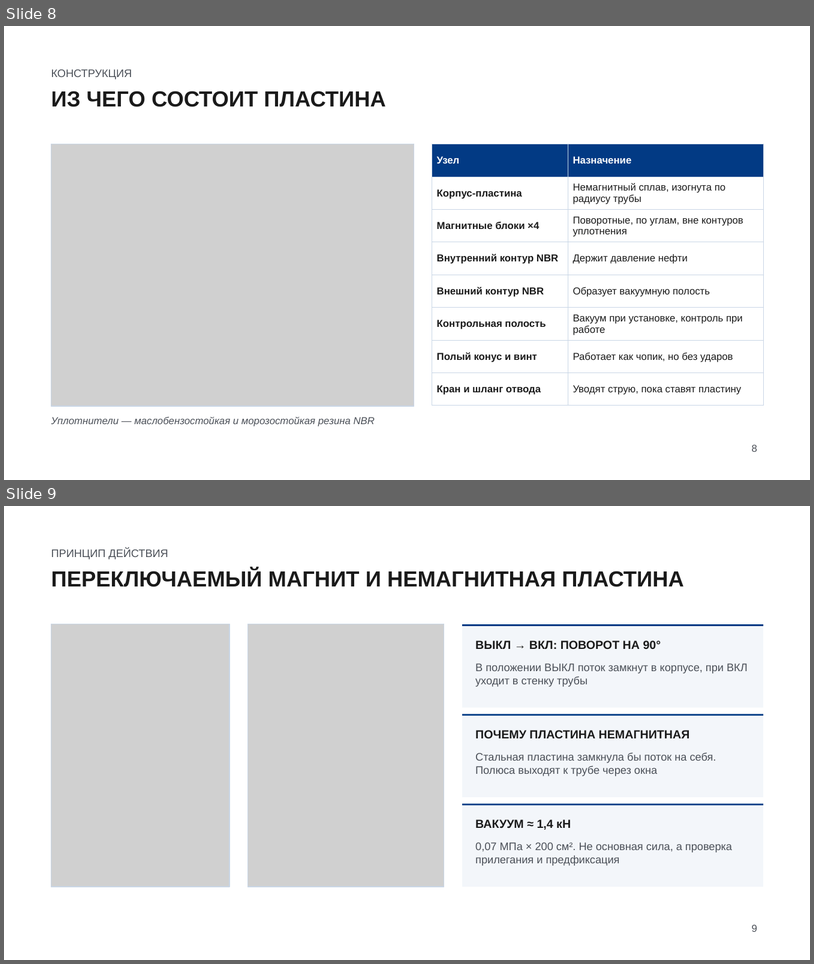
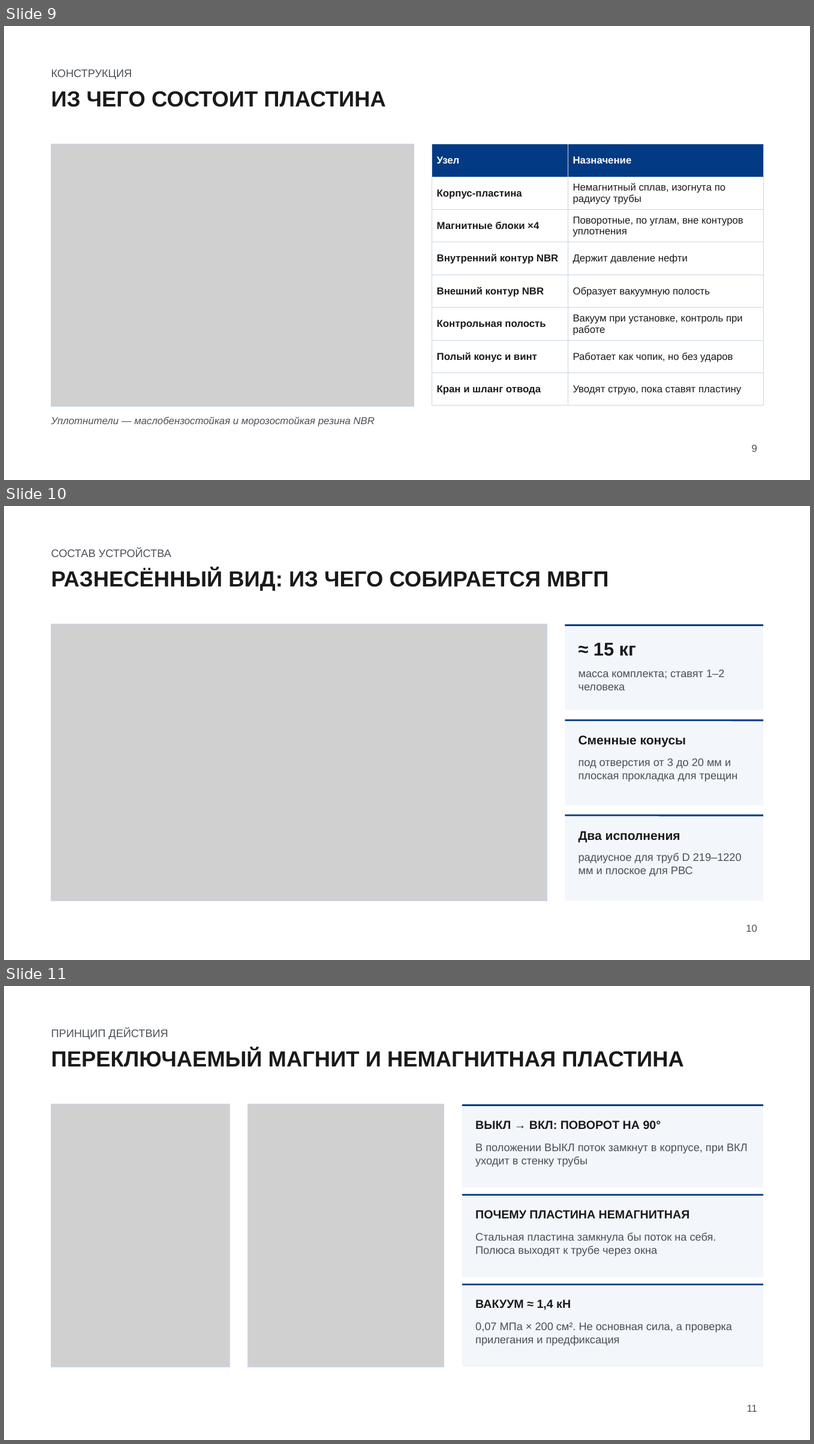
Before and after one commit to Arhipov-stack/ArhipovHub, a slide deck: magnetic-seal-plate/presentation/MVGP_presentation.pptx. Shown one above the other, each under a label of ours: slides 8 and 9 before the commit, slides 9, 10 and 11 after it. The pictures are 814x964 and 814x1444 pixels, drawn with LibreOffice and Linux fonts; fonts in the diff are those of the drawing; grey boxes stand for pictures. Boxes give left, top, right and bottom in pixels: in the first picture for what was removed or moved away, otherwise in the second. Text is boxed around its words. In the diff, an @@ line names an element or a change of style, - is before the commit and + after.

```diff
--- a/magnetic-seal-plate/presentation/MVGP_presentation.pptx
+++ b/magnetic-seal-plate/presentation/MVGP_presentation.pptx
@@ slide 10 added at (4,506,810,960), background #FFFFFF @@
@@ text added at (51,549,171,557), 13 pt, text #4A4F57 @@
+СОСТАВ УСТРОЙСТВА
@@ title added at (51,569,609,591), 26 pt, text #1A1A1A, bold @@
+РАЗНЕСЁННЫЙ ВИД: ИЗ ЧЕГО СОБИРАЕТСЯ МВГП
@@ picture added at (51,624,547,901) @@
@@ rectangle added at (51,624,547,901), outline #C9D6E6 1 pt @@
@@ rectangle added at (566,624,764,710), fill #F3F6FA @@
@@ line added from (566, 625) to (764, 625), #023A84 2 pt @@
@@ text added at (594,642,636,656), 22 pt, text #1A1A1A, bold @@
+≈ 15 кг
@@ text added at (579,669,725,690), 13 pt, text #4A4F57 @@
+масса комплекта; ставят 1–2 человека
@@ rectangle added at (566,719,764,805), fill #F3F6FA @@
@@ line added from (566, 720) to (764, 720), #023A84 2 pt @@
@@ text added at (579,735,686,747), 15 pt, text #1A1A1A, bold @@
+Сменные конусы
@@ text added at (579,758,738,781), 13 pt, text #4A4F57 @@
+под отверстия от 3 до 20 мм и плоская прокладка для трещин
@@ rectangle added at (566,814,764,900), fill #F3F6FA @@
@@ line added from (566, 815) to (764, 815), #023A84 2 pt @@
@@ text added at (579,831,681,842), 15 pt, text #1A1A1A, bold @@
+Два исполнения
@@ text added at (579,853,742,876), 13 pt, text #4A4F57 @@
+радиусное для труб D 219–1220 мм и плоское для РВС
@@ page number added at (746,924,758,931), 12 pt, text #4A4F57 @@
+10
@@ what was slide 8 is now slide 9 @@
@@ page number at (752,444,758,451): text changed @@
-8
+9
@@ what was slide 9 is now slide 11 @@
@@ page number at (747,1404,758,1411): text changed @@
-9
+11
```
Also in this commit, not shown: 4 slides changed, 5 other slides added, 15 other files.
